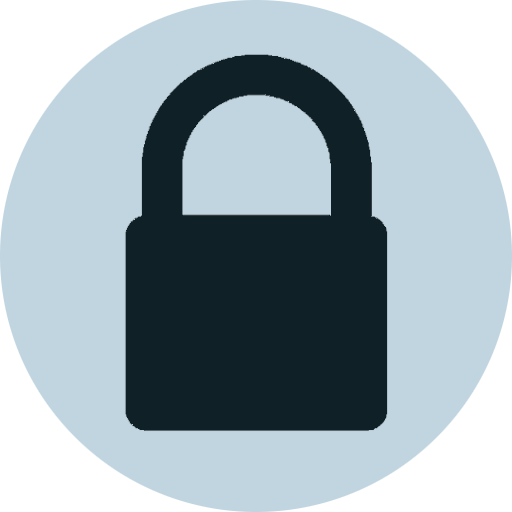
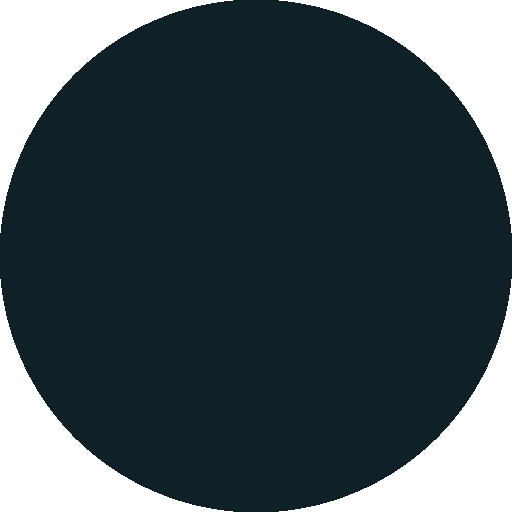
Layer changes from the first 512 × 512 image to the second:
added layer "light copy" above "light" over [0, 0, 512, 512]
hid "dark", painted on it over [0, 0, 512, 512]
